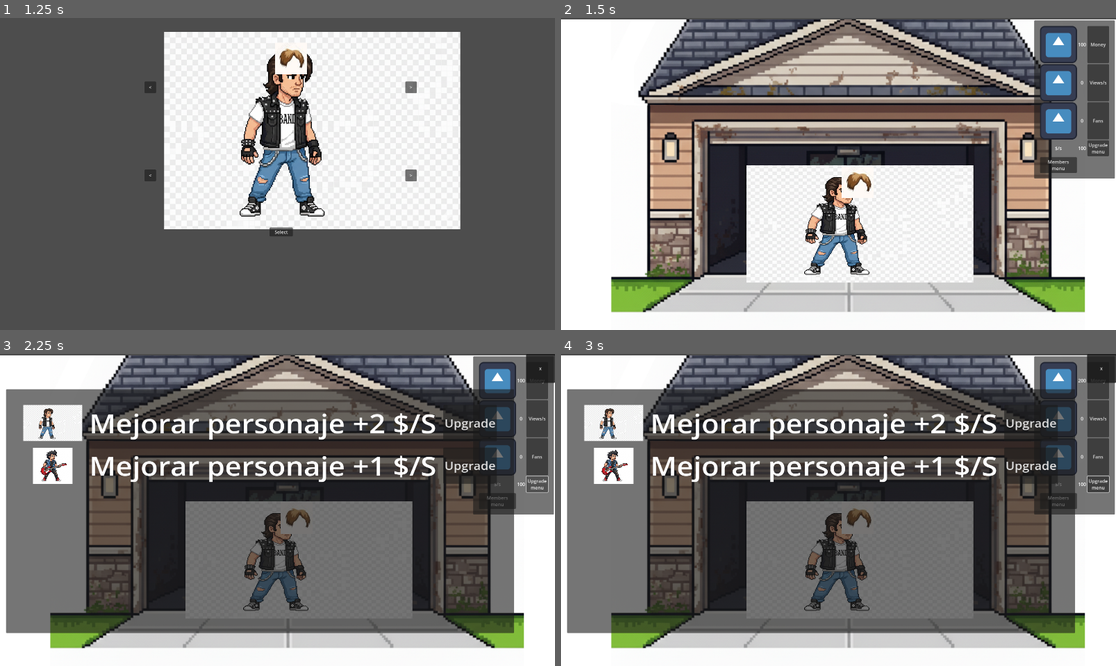
Above: before the commit, frames 1-4 (two rows, left to right).
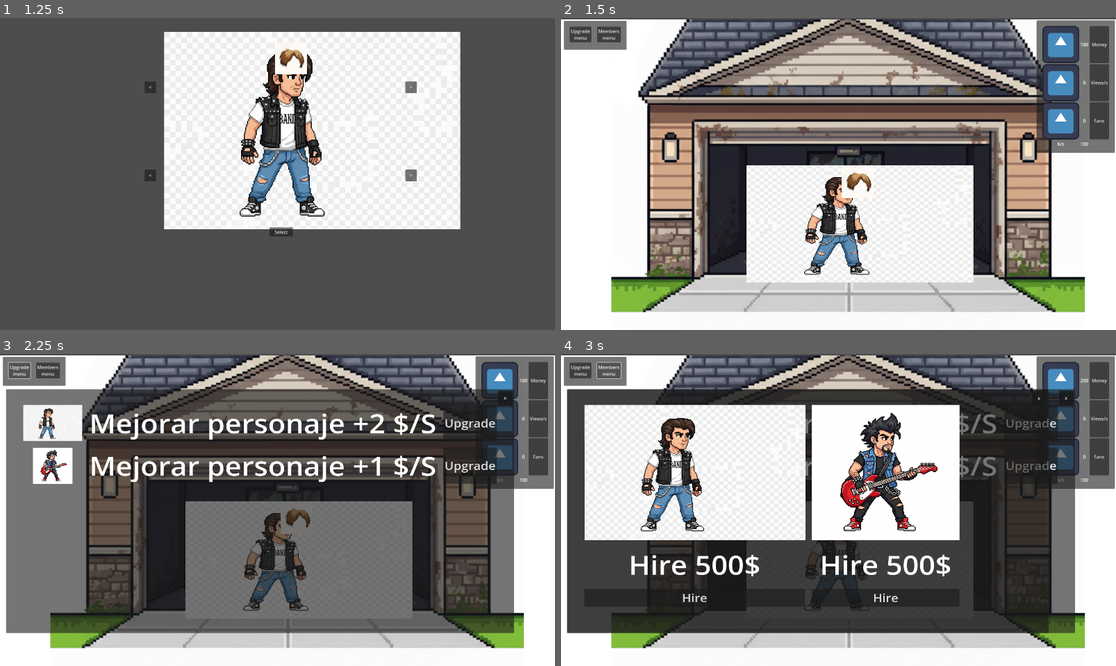
Above: after the commit, the same moments.

Repository: Geluco/music-band-tycoon
Game: Godot game, scene res://scenes/menu.tscn
Two runs of this game, one before a commit and one after it. Both use one fixed random seed, a clock stepped at 60 frames per second and the inputs below. The engine's default icon, where the game draws it, is replaced by a stand-in: a white triangle on a blue panel in a dark square.
Inputs:
- Up to frame 1 (1.25 s): click "Play" at 0.5 s
- Up to frame 2 (1.5 s): click "Select" at 1.25 s
- Up to frame 3 (2.25 s): click "Upgrade menu" at 2 s
- Up to frame 4 (3 s): click "Members menu" at 2.75 s

Frame 1 is identical in both runs. In frame 2, 3.5% of the frame differs, in the area x 0-100%, y 0-52%; in frame 3, 3.6%; in frame 4, 57%, in the area x 0-100%, y 0-90%.

Commit message:
Retoques menus
-Separación en una barra en la parte superior de los botones de menús (a modificar si fuese necesario).
-Mover el botón de cerrar menús a la esquina del menú en vez de la pantalla.
-Modificar los nombres de los botones de la selección del personaje para que el botón de cambiar de cuerpo no se llamara: "next", sino que "next_body", asi con todos los botones del cuerpo. Ya están sustituídos en los nombres de las funciones.

Diff:
--- a/scenes/canvasStats.tscn
+++ b/scenes/canvasStats.tscn
@@ -92,12 +92,30 @@
 horizontal_alignment = 1
 script = ExtResource("6_m2vbg")
 
-[node name="Button_upgrade_menu" type="Button" parent="CanvasLayer/PanelStats/MarginStats/GridStats"]
+[node name="PanelStats2" type="PanelContainer" parent="CanvasLayer"]
+offset_left = 10.0
+offset_top = 10.0
+offset_right = 227.0
+offset_bottom = 110.0
+
+[node name="MarginStats" type="MarginContainer" parent="CanvasLayer/PanelStats2"]
+layout_mode = 2
+theme_override_constants/margin_left = 20
+theme_override_constants/margin_top = 20
+theme_override_constants/margin_right = 20
+theme_override_constants/margin_bottom = 20
+
+[node name="GridStats" type="GridContainer" parent="CanvasLayer/PanelStats2/MarginStats"]
+layout_mode = 2
+theme_override_constants/h_separation = 20
+columns = 6
+
+[node name="Button_upgrade_menu" type="Button" parent="CanvasLayer/PanelStats2/MarginStats/GridStats"]
 layout_mode = 2
 text = "Upgrade
 menu"
 
-[node name="Button_members_menu" type="Button" parent="CanvasLayer/PanelStats/MarginStats/GridStats"]
+[node name="Button_members_menu" type="Button" parent="CanvasLayer/PanelStats2/MarginStats/GridStats"]
 layout_mode = 2
 text = "Members
 menu"
@@ -105,5 +123,5 @@
 [connection signal="pressed" from="CanvasLayer/PanelStats/MarginStats/GridStats/ButtonMoney" to="." method="_on_button_money_pressed"]
 [connection signal="pressed" from="CanvasLayer/PanelStats/MarginStats/GridStats/ButtonViews" to="." method="_on_button_views_pressed"]
 [connection signal="pressed" from="CanvasLayer/PanelStats/MarginStats/GridStats/ButtonFans" to="." method="_on_button_fans_pressed"]
-[connection signal="pressed" from="CanvasLayer/PanelStats/MarginStats/GridStats/Button_upgrade_menu" to="." method="_on_button_upgrade_menu_pressed"]
-[connection signal="pressed" from="CanvasLayer/PanelStats/MarginStats/GridStats/Button_members_menu" to="." method="_on_button_members_menu_pressed"]
+[connection signal="pressed" from="CanvasLayer/PanelStats2/MarginStats/GridStats/Button_upgrade_menu" to="." method="_on_button_upgrade_menu_pressed"]
+[connection signal="pressed" from="CanvasLayer/PanelStats2/MarginStats/GridStats/Button_members_menu" to="." method="_on_button_members_menu_pressed"]
--- a/scenes/charac_sel.tscn
+++ b/scenes/charac_sel.tscn
@@ -58,7 +58,7 @@
 position = Vector2(1080, 390)
 texture = ExtResource("2_te5yv")
 
-[node name="Button" type="Button" parent="."]
+[node name="select" type="Button" parent="."]
 layout_mode = 1
 anchors_preset = 8
 anchor_left = 0.5
@@ -73,7 +73,7 @@
 grow_vertical = 2
 text = "Select"
 
-[node name="next" type="Button" parent="."]
+[node name="next_body" type="Button" parent="."]
 layout_mode = 1
 anchors_preset = 6
 anchor_left = 1.0
@@ -127,8 +127,8 @@
 grow_vertical = 2
 text = ">"
 
-[connection signal="pressed" from="Button" to="." method="_on_button_pressed"]
-[connection signal="pressed" from="next" to="." method="_on_next_pressed"]
-[connection signal="pressed" from="previous_body" to="." method="_on_previous_pressed"]
+[connection signal="pressed" from="select" to="." method="_on_select_pressed"]
+[connection signal="pressed" from="next_body" to="." method="_on_next_body_pressed"]
+[connection signal="pressed" from="previous_body" to="." method="_on_previous_body_pressed"]
 [connection signal="pressed" from="next_hair" to="." method="_on_next_hair_pressed"]
 [connection signal="pressed" from="previous_hair" to="." method="_on_previous_hair_pressed"]
--- a/scenes/menuUpgrades.tscn
+++ b/scenes/menuUpgrades.tscn
@@ -10,18 +10,6 @@
 
 [node name="CanvasLayer" type="CanvasLayer" parent="."]
 visible = false
-
-[node name="Panel_close_button" type="PanelContainer" parent="CanvasLayer"]
-anchors_preset = 1
-anchor_left = 1.0
-anchor_right = 1.0
-offset_left = -100.0
-offset_bottom = 100.0
-grow_horizontal = 0
-
-[node name="Button_close" type="Button" parent="CanvasLayer/Panel_close_button"]
-layout_mode = 2
-text = "x"
 
 [node name="MenuUpgrades" type="PanelContainer" parent="CanvasLayer"]
 offset_left = 21.0
@@ -120,6 +108,20 @@
 theme_override_font_sizes/font_size = 43
 text = "Upgrade"
 
-[connection signal="pressed" from="CanvasLayer/Panel_close_button/Button_close" to="." method="_on_button_close_pressed"]
+[node name="Panel_close_button" type="PanelContainer" parent="CanvasLayer"]
+anchors_preset = 1
+anchor_left = 1.0
+anchor_right = 1.0
+offset_left = -197.0
+offset_top = 127.0
+offset_right = -147.0
+offset_bottom = 177.0
+grow_horizontal = 0
+
+[node name="Button_close" type="Button" parent="CanvasLayer/Panel_close_button"]
+layout_mode = 2
+text = "x"
+
 [connection signal="pressed" from="CanvasLayer/MenuUpgrades/MarginUpgrades/GridUpgrades/MarginButton1/Button1" to="." method="_on_button_1_pressed"]
 [connection signal="pressed" from="CanvasLayer/MenuUpgrades/MarginUpgrades/GridUpgrades/MarginButton2/Button2" to="." method="_on_button_2_pressed"]
+[connection signal="pressed" from="CanvasLayer/Panel_close_button/Button_close" to="." method="_on_button_close_pressed"]
--- a/scenes/menu_members.tscn
+++ b/scenes/menu_members.tscn
@@ -9,18 +9,6 @@
 
 [node name="CanvasLayer" type="CanvasLayer" parent="."]
 visible = false
-
-[node name="Panel_close_button" type="PanelContainer" parent="CanvasLayer"]
-anchors_preset = 1
-anchor_left = 1.0
-anchor_right = 1.0
-offset_left = -100.0
-offset_bottom = 100.0
-grow_horizontal = 0
-
-[node name="Button_close" type="Button" parent="CanvasLayer/Panel_close_button"]
-layout_mode = 2
-text = "x"
 
 [node name="MenuUpgrades" type="PanelContainer" parent="CanvasLayer"]
 offset_left = 21.0
@@ -118,6 +106,20 @@
 theme_override_font_sizes/font_size = 43
 text = "Hire"
 
-[connection signal="pressed" from="CanvasLayer/Panel_close_button/Button_close" to="." method="_on_button_close_pressed"]
+[node name="Panel_close_button" type="PanelContainer" parent="CanvasLayer"]
+anchors_preset = 1
+anchor_left = 1.0
+anchor_right = 1.0
+offset_left = -291.0
+offset_top = 128.0
+offset_right = -241.0
+offset_bottom = 178.0
+grow_horizontal = 0
+
+[node name="Button_close" type="Button" parent="CanvasLayer/Panel_close_button"]
+layout_mode = 2
+text = "x"
+
 [connection signal="pressed" from="CanvasLayer/MenuUpgrades/MarginUpgrades/GridUpgrades/MarginButton1/Button1" to="." method="_on_button_1_pressed"]
 [connection signal="pressed" from="CanvasLayer/MenuUpgrades/MarginUpgrades/GridUpgrades/MarginButton2/Button2" to="." method="_on_button_2_pressed"]
+[connection signal="pressed" from="CanvasLayer/Panel_close_button/Button_close" to="." method="_on_button_close_pressed"]
--- a/scripts/canvas_stats.gd
+++ b/scripts/canvas_stats.gd
@@ -1,11 +1,11 @@
 extends Node2D
 
 #declaracion de variables del menu de mejoras
-@onready var open_button_menu_upgrade: Button = get_node("CanvasLayer/PanelStats/MarginStats/GridStats/Button_upgrade_menu")
+@onready var open_button_menu_upgrade: Button = get_node("CanvasLayer/PanelStats2/MarginStats/GridStats/Button_upgrade_menu")
 var menuUpgradeInstance: Node = null
 var menuUpgradeCanvas: CanvasLayer = null
 #declaracion de variables del menu de miembros
-@onready var open_button: Button = get_node("CanvasLayer/PanelStats/MarginStats/GridStats/Button_members_menu")
+@onready var open_button_menu_members: Button = get_node("CanvasLayer/PanelStats2/MarginStats/GridStats/Button_members_menu")
 var menu_members_Instance: Node = null
 var menu_members_Canvas: CanvasLayer = null
 
@@ -35,7 +35,7 @@
 	menuUpgradeCanvas = menuUpgradeInstance.get_node("CanvasLayer")
 
 	#codigo boton mostrar menu membros
-	open_button.pressed.connect(_on_button_members_menu_pressed)
+	open_button_menu_members.pressed.connect(_on_button_members_menu_pressed)
 	var menu_members = load("res://scenes/menu_members.tscn")
 	menu_members_Instance = menu_members.instantiate()
 	get_tree().root.add_child(menu_members_Instance)
--- a/scripts/charac_sel.gd
+++ b/scripts/charac_sel.gd
@@ -51,15 +51,15 @@
 	get_tree().change_scene_to_file("res://scenes/main_node.tscn")
 
 #se activa al presionar el boton de select
-func _on_button_pressed() -> void:
+func _on_select_pressed() -> void:
 	sel()
 
 #se activa al presionar el boton >
-func _on_next_pressed() -> void:
+func _on_next_body_pressed() -> void:
 	next()
 
 #se activa al presionar el boton <
-func _on_previous_pressed() -> void:
+func _on_previous_body_pressed() -> void:
 	prev()
 
 
